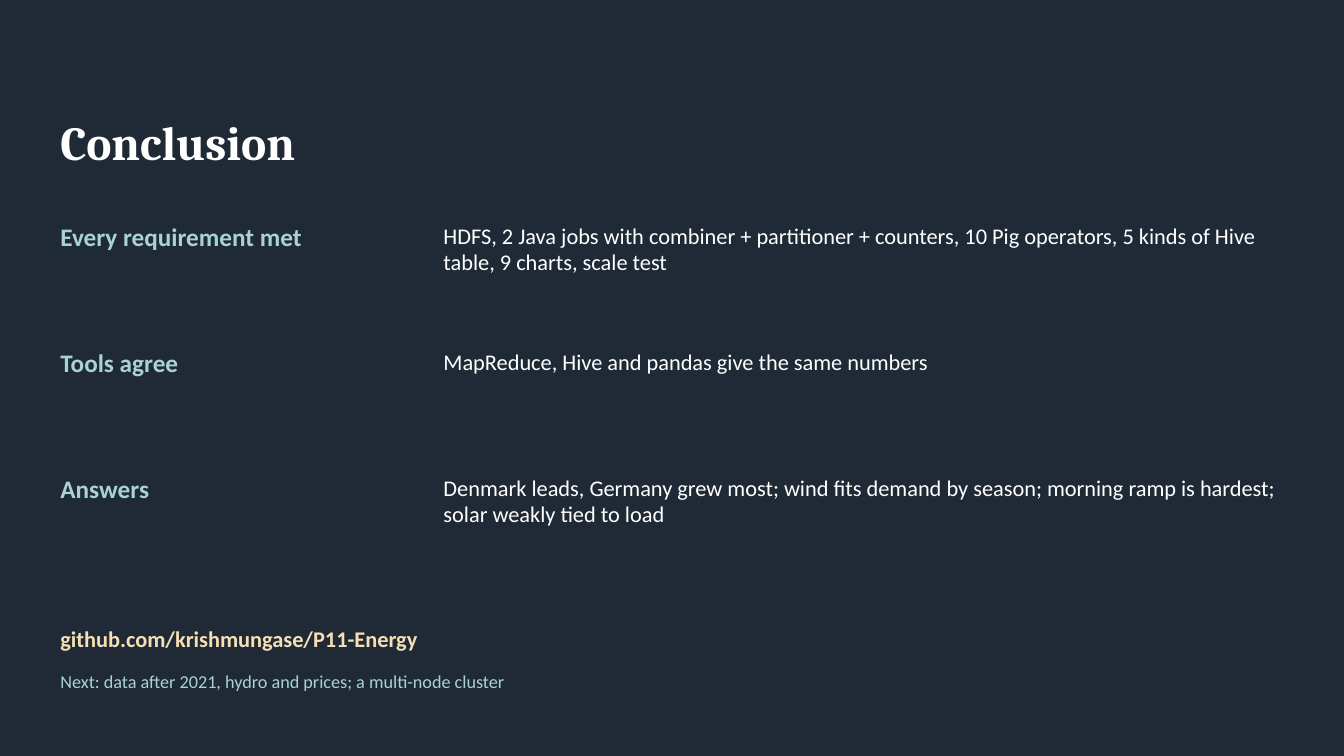
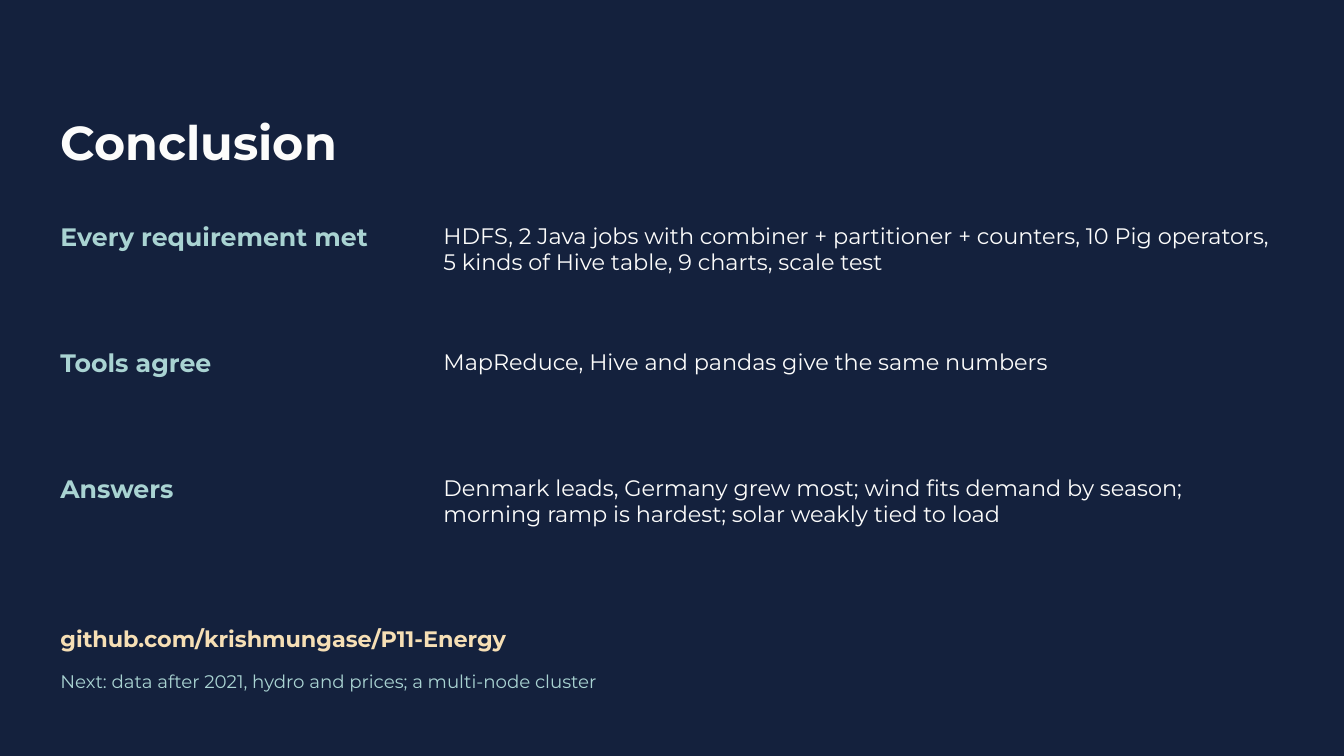
Before and after one commit to krishmungase/P11-Energy, a slide deck: slide 20 of slides/P11_Energy_Presentation.pptx (slide 16 before the commit). Drawn at 1344x756 pixels with LibreOffice and Linux fonts; fonts in the diff are those of the drawing. Boxes give left, top, right and bottom in pixels: in the first picture for what was removed or moved away, otherwise in the second. Text is boxed around its words. In the diff, an @@ line names an element or a change of style, - is before the commit and + after.

Commit message:
Slides: new design with Montserrat, section dividers and a PDF copy
- dark cover and four numbered section dividers, section label above
  each title, white cards on the same surface colour as the charts
- Montserrat for all text; the PDF has the font embedded, for PCs where
  Montserrat is not installed
- fixed text that overflowed its card with the wider font

```diff
--- a/slides/P11_Energy_Presentation.pptx
+++ b/slides/P11_Energy_Presentation.pptx
@@ background #1F2A36 to #14213D @@
@@ title "Conclusion" at [60,122,336,161]: font Cambria to Montserrat, text colour #FFFFFF to #FCFCFB @@
@@ font Calibri to Montserrat, text colour #FFFFFF to #FCFCFB in 3 elements at [443,227,1269,274], [443,353,1047,375], [443,479,1182,527] @@
@@ font Calibri to Montserrat in 5 elements at [60,226,367,251], [60,353,212,377], [60,480,173,498], [60,628,506,652], [60,674,596,692] @@
```
Also in this commit, not shown: 16 other slides changed, 4 slides added, 3 other files.
